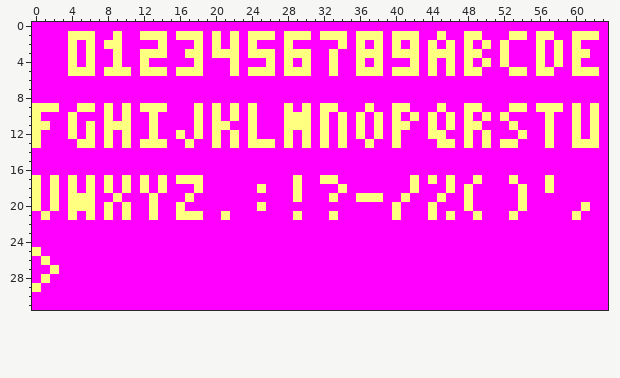
A pixel-art file gets an edit: assets/aseprite/font.aseprite. The picture above was drawn from the file before the commit.
64x32 pixels, 1 frame.
Once edited:
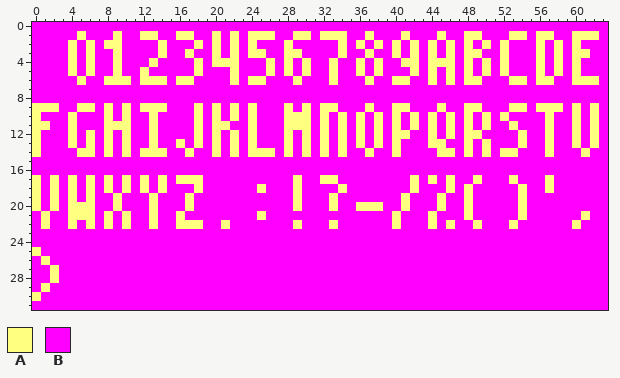
Palette (. is transparent): A #ffff80  B #ff00ff
Change:
@@ x 0..63 @@
  0 BBBBBBBBBBBBBBBBBBBBBBBBBBBBBBBBBBBBBBBBBBBBBBBBBBBBBBBBBBBBBBBB
- 1 BBBBAAABBABBAAABAAABABABAAABAAABAAABAAABAAABBABBAABBBAABAABBAAAB
+ 1 BBBBBABBBABBAABBAABBABABAAABBAABAAABBABBBABBBABBAABBBAABAABBAAAB
  2 BBBBABABAABBBBABBBABABABABBBABBBBBABABABABABABABABABABBBABABABBB
- 3 BBBBABABBABBAAABBAABAAABAAABAAABBABBAAABAAABAAABAABBABBBABABAABB
- 4 BBBBABABBABBABBBBBABBBABBBABABABBABBABABBBABABABABABABBBABABABBB
- 5 BBBBAAABAAABAAABAAABBBABAAABAAABBABBAAABAAABABABAABBBAABAABBAAAB
- 6 BBBBBBBBBBBBBBBBBBBBBBBBBBBBBBBBBBBBBBBBBBBBBBBBBBBBBBBBBBBBBBBB
+ 3 BBBBABABBABBBBABBABBABABAABBAABBBBABBABBABABABABAABBABBBABABAABB
+ 4 BBBBABABBABBBABBBBABAAABBBABABABBABBABABBAABAAABABABABBBABABABBB
+ 5 BBBBABABBABBABBBBBABBBABBBABABABBABBABABBBABABABABABABBBABABABBB
+ 6 BBBBBABBAAABAAABAABBBBABAABBBABBBABBBABBAABBABABAABBBAABAABBAAAB
  7 BBBBBBBBBBBBBBBBBBBBBBBBBBBBBBBBBBBBBBBBBBBBBBBBBBBBBBBBBBBBBBBB
@@ x 0..63 @@
 10 ABBBABBBABABBABBBBABABABABBBAAABABABABABABABABABABABABBBBABBABAB
-11 AABBABABAAABBABBBBABAABBABBBAAABABABABABAABBABABAABBBABBBABBABAB
-12 ABBBABABABABBABBABABABABABBBABABABABABABABBBAABBABABBBABBABBABAB
-13 ABBBBAABABABAAABBABBABABAAABABABABABBABBABBBBAABABABAABBBABBAAAB
-14 BBBBBBBBBBBBBBBBBBBBBBBBBBBBBBBBBBBBBBBBBBBBBBBBBBBBBBBBBBBBBBBB
+11 AABBABBBAAABBABBBBABAABBABBBAAABABABABABABABABABABABBABBBABBABAB
+12 ABBBABABABABBABBBBABABABABBBABABABABABABAABBABABAABBBBABBABBABAB
+13 ABBBABABABABBABBABABABABABBBABABABABABABABBBAABBABABBBABBABBABAB
+14 ABBBBAABABABAAABBABBABABAAABABABABABBABBABBBBAABABABAABBBABBBABB
 15 BBBBBBBBBBBBBBBBBBBBBBBBBBBBBBBBBBBBBBBBBBBBBBBBBBBBBBBBBBBBBBBB
@@ x 0..63 @@
 18 ABABABABABABABABBBABBBBBBABBBABBBBABBBBBBBABBBABABBBBBABBABBBBBB
-19 ABABAAABBABBBABBBABBBBBBBBBBBABBBABBAAABBABBBABBABBBBBABBBBBBBBB
-20 ABABAAABABABBABBABBBBBBBBABBBBBBBBBBBBBBABBBABBBABBBBBABBBBBBABB
-21 BABBABABABABBABBAAABBABBBBBBBABBBABBBBBBABBBABABBABBBABBBBBBABBB
-22 BBBBBBBBBBBBBBBBBBBBBBBBBBBBBBBBBBBBBBBBBBBBBBBBBBBBBBBBBBBBBBBB
+19 ABABABABBABBBABBBABBBBBBBBBBBABBBABBBBBBBABBBABBABBBBBABBBBBBBBB
+20 ABABAAABBABBBABBBABBBBBBBBBBBABBBABBAAABBABBBABBABBBBBABBBBBBBBB
+21 BABBAAABABABBABBABBBBBBBBABBBBBBBBBBBBBBABBBABBBABBBBBABBBBBBABB
+22 BABBABABABABBABBAAABBABBBBBBBABBBABBBBBBABBBABABBABBBABBBBBBABBB
 23 BBBBBBBBBBBBBBBBBBBBBBBBBBBBBBBBBBBBBBBBBBBBBBBBBBBBBBBBBBBBBBBB
@@ x 0..4 @@
 27 BBABB
-28 BABBB
-29 ABBBB
-30 BBBBB
+28 BBABB
+29 BABBB
+30 ABBBB
 31 BBBBB
Pixel boxes of the changes (left, top, right, bottom) in both pictures:
changed: (32, 31, 599, 157)
changed: (41, 193, 302, 229)
changed: (329, 193, 527, 229)
changed: (572, 202, 590, 229)
changed: (32, 274, 59, 301)
